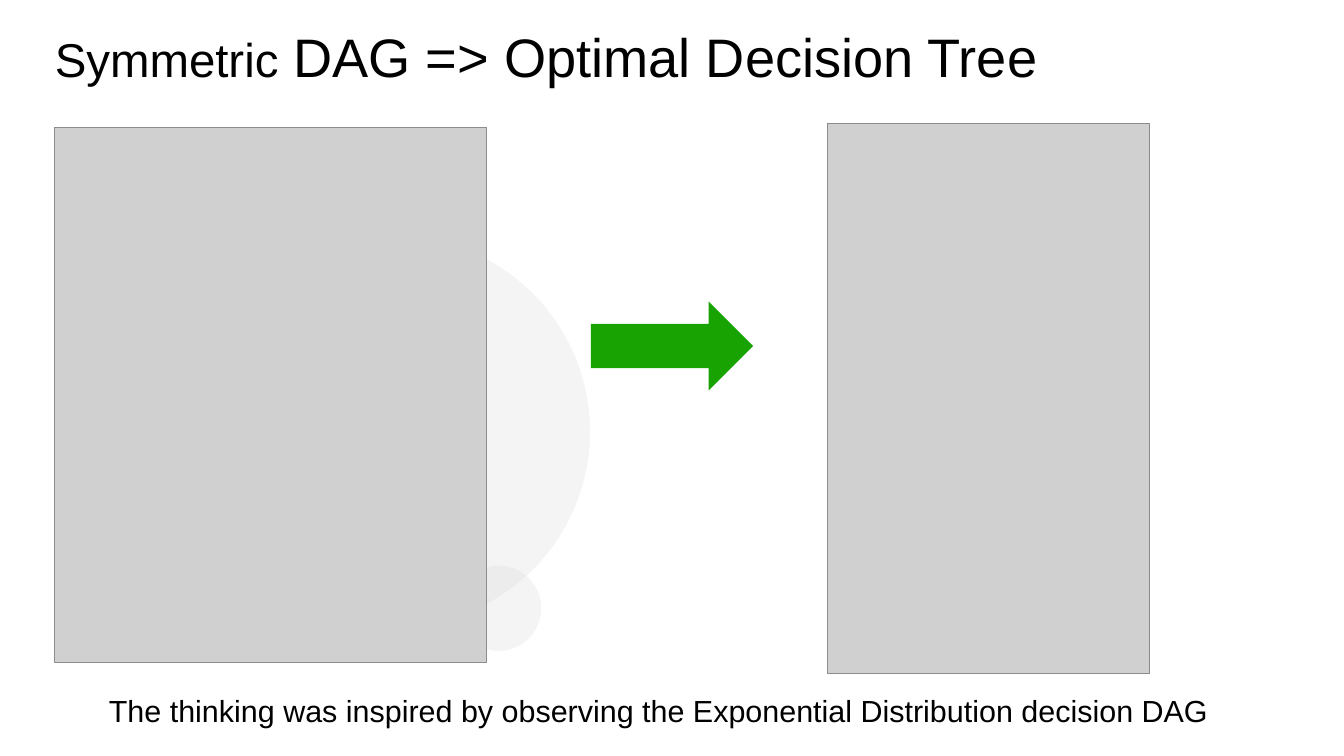
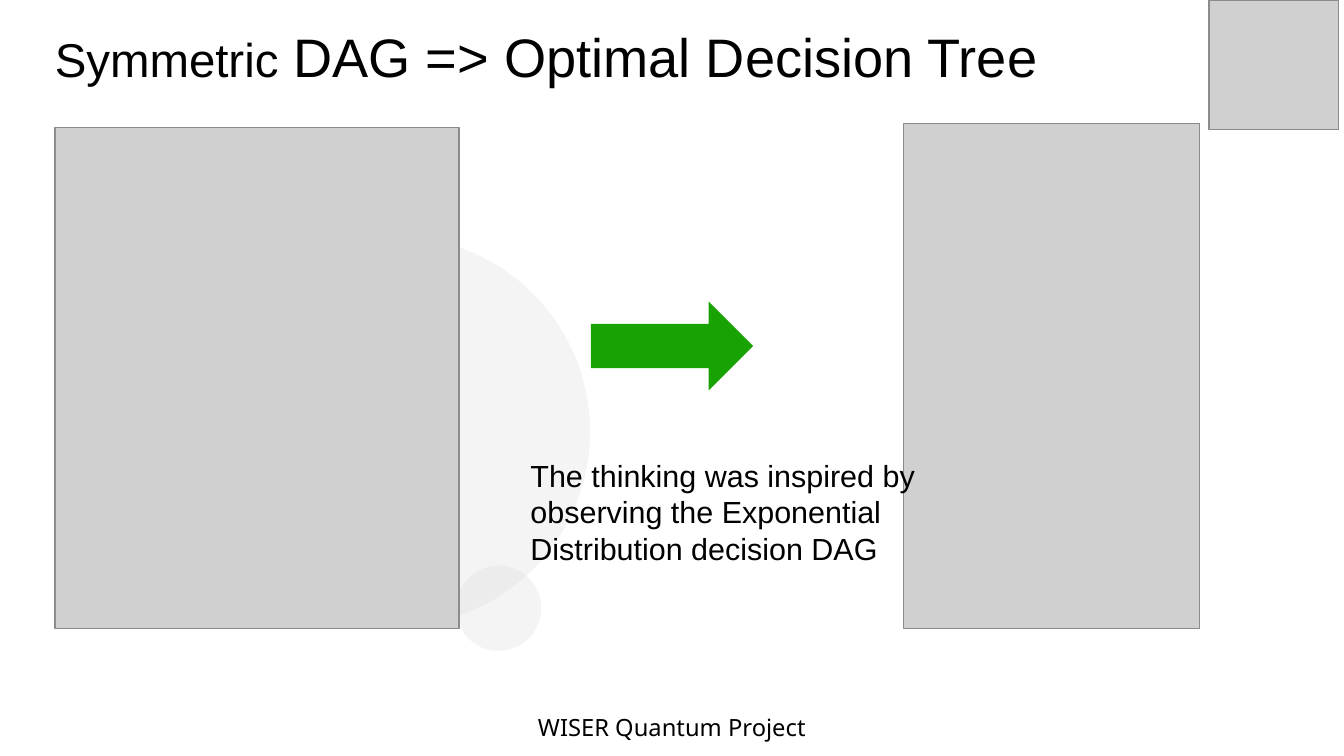
Before and after one commit to quantotto/quantum-walks, a slide deck: slide 7 of quantum_walks_project_v4.pptx. Drawn at 1344x756 pixels with LibreOffice and Linux fonts; fonts in the diff are those of the drawing; grey boxes stand for pictures. Boxes give left, top, right and bottom in pixels: in the first picture for what was removed or moved away, otherwise in the second. Text is boxed around its words. In the diff, an @@ line names an element or a change of style, - is before the commit and + after.

```diff
--- a/quantum_walks_project_v4.pptx
+++ b/quantum_walks_project_v4.pptx
@@ picture added at box(1210, 0, 1340, 130) @@
@@ picture: place and size @@
-picture at box(55, 128, 487, 663)
+picture at box(55, 128, 459, 629)
@@ picture: place and size @@
-picture at box(828, 123, 1151, 673)
+picture at box(904, 123, 1200, 628)
@@ text "The thinking was inspired by ..." rewrapped from box(109, 700, 1208, 728) to box(530, 463, 915, 561) @@
@@ text added at box(538, 718, 806, 742), 14 pt, text #000000 @@
+WISER Quantum Project
```
Also in this commit, not shown: 12 other slides changed, 1 other file.
